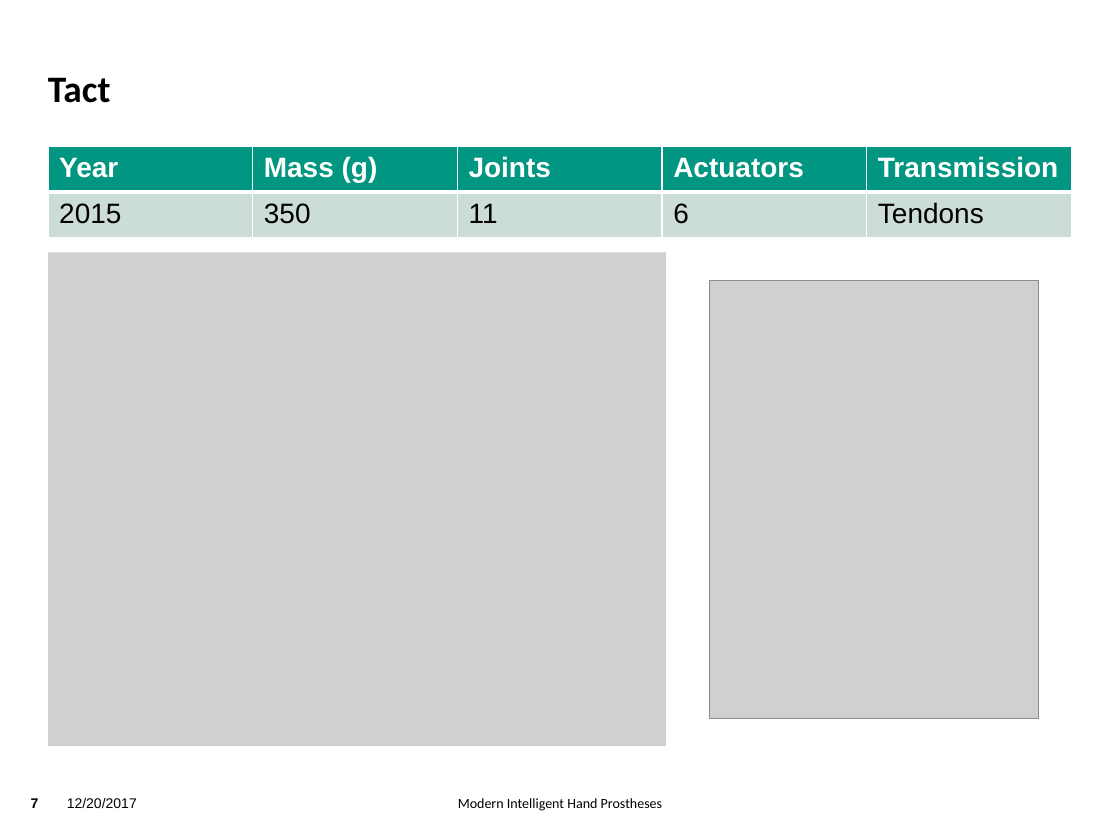
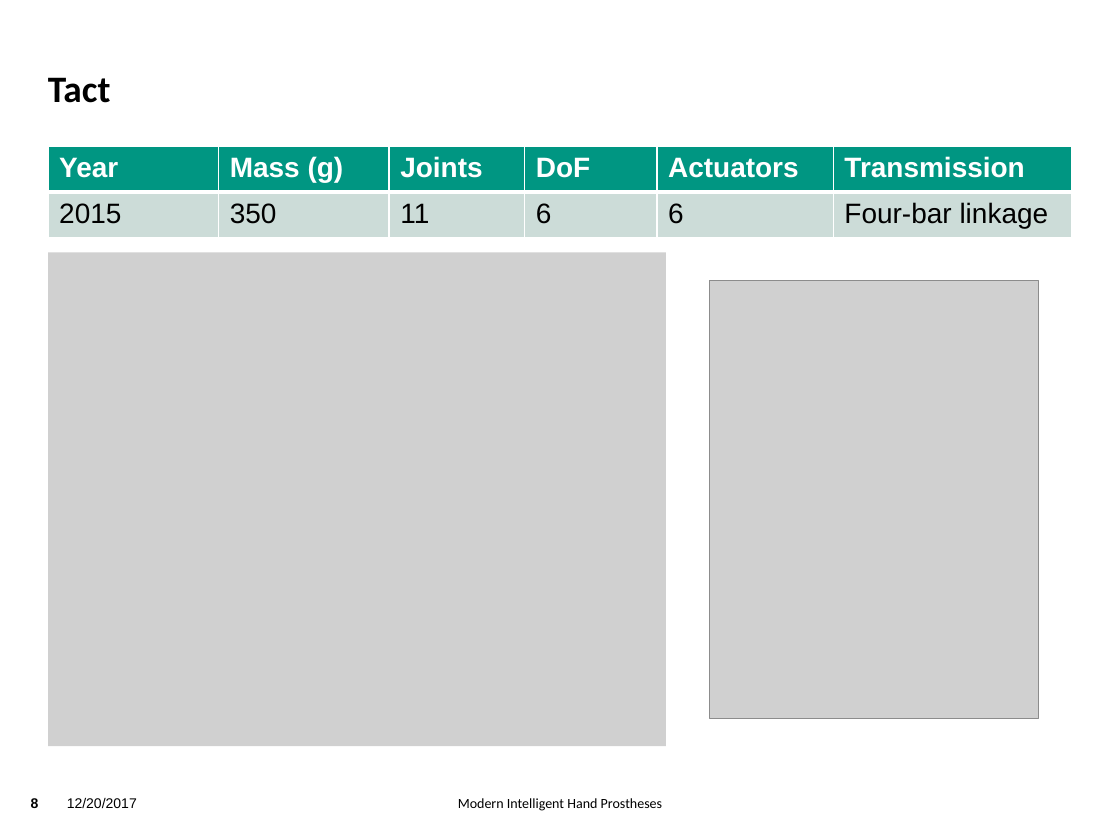
Before and after one commit to TsStocker/HumanoideRobotik, a slide deck: slide 8 of Vortrag/Vortrag.pptx (slide 7 before the commit). Drawn at 1120x840 pixels with LibreOffice and Linux fonts; fonts in the diff are those of the drawing; grey boxes stand for pictures; background and template pictures are left out. Boxes give left, top, right and bottom in pixels: in the first picture for what was removed or moved away, otherwise in the second. Text is boxed around its words. In the diff, an @@ line names an element or a change of style, - is before the commit and + after.

```diff
--- a/Vortrag/Vortrag.pptx
+++ b/Vortrag/Vortrag.pptx
@@ table at box(48, 147, 1071, 237) @@
+column 4: DoF | 6
-column 6, row 2: Tendons
+column 6, row 2: Four-bar linkage
@@ page number at box(31, 798, 39, 808): text changed @@
-7
+8
```
Also in this commit, not shown: 13 other slides changed, 7 slides added, 1 slide removed, 1 other file.
